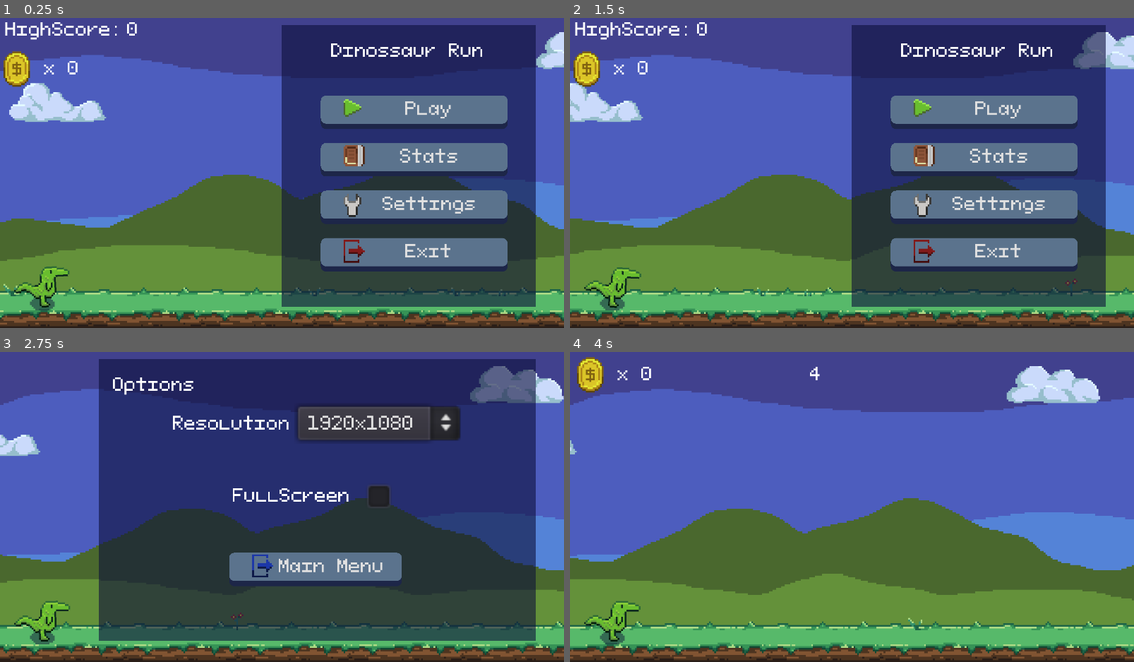
Above: before the commit, frames 1-4 (two rows, left to right).
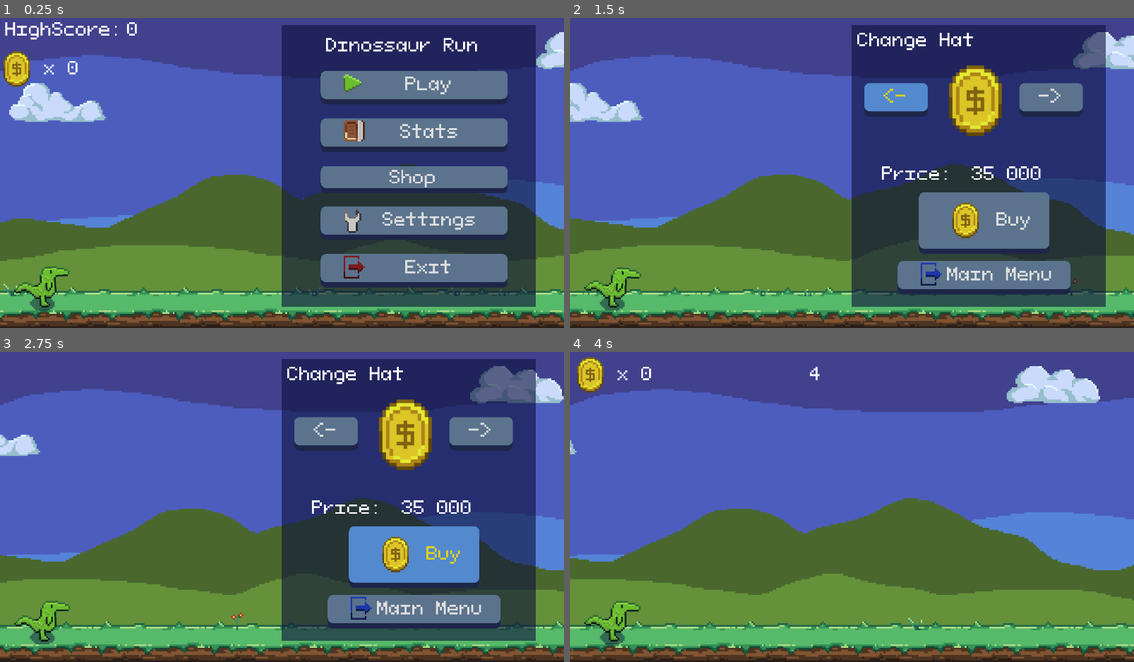
Above: after the commit, the same moments.

Repository: zMenta/DinosaurRun
Game: Godot game, scene res://main/Main.tscn
Two runs of this game, one before a commit and one after it. Both use one fixed random seed, a clock stepped at 60 frames per second and the inputs below.
Inputs (mouse positions are in pixels of both pictures, inside the frame that each line leads up to):
- Up to frame 1 (0.25 s): no input
- Up to frame 2 (1.5 s): click (981, 179) at 0.5 s, where only the run after the commit has a clickable "Shop"; click (897, 98) at 1.25 s, where only the run after the commit has a clickable "<-"
- Up to frame 3 (2.75 s): click (411, 556) at 2 s, where only the run after the commit has a clickable "Buy"
- Up to frame 4 (4 s): click "Main Menu" at 2.75 s; click "Play" at 3.5 s

The runs differ from the first frame. In frame 1, 19% of the frame differs, in the area x 56-90%, y 6-87%; in frame 2, 18%; in frame 3, 45%, in the area x 17-91%, y 2-94%; in frame 4, nothing differs.

Commit message:
shop interface button

Diff:
--- a/DinosaurRun/main/Main.gd
+++ b/DinosaurRun/main/Main.gd
@@ -14,6 +14,7 @@
 onready var menu_gameover := $Interfaces/MenuGameOver
 onready var menu_options := $Interfaces/MenuOptions
 onready var menu_stats := $Interfaces/MenuStats
+onready var menu_hats := $Interfaces/MenuHats
 
 var _save : SaveData
 var points := 0
@@ -160,3 +161,13 @@
 func _on_MenuOptions_game_settings_saved(save_settings: SaveData) -> void:
 	_save.game_settings = save_settings.game_settings
 	_save_game()
+
+
+func _on_MenuMain_buttonShop_pressed():
+	menu_main.visible = false
+	menu_hats.visible = true
+
+
+func _on_MenuHats_mainMenuButton_pressed():
+	menu_main.visible = true
+	menu_hats.visible = false
--- a/DinosaurRun/main/Main.tscn
+++ b/DinosaurRun/main/Main.tscn
@@ -9,6 +9,7 @@
 [ext_resource path="res://scenes/interface/menu_gameover/MenuGameOver.tscn" type="PackedScene" id=7]
 [ext_resource path="res://scenes/interface/menu_options/MenuOptions.tscn" type="PackedScene" id=8]
 [ext_resource path="res://scenes/interface/menu_stats/MenuStats.tscn" type="PackedScene" id=9]
+[ext_resource path="res://scenes/interface/menu_hats/MenuHats.tscn" type="PackedScene" id=10]
 
 [node name="Main" type="Node2D"]
 script = ExtResource( 3 )
@@ -42,12 +43,16 @@
 [node name="MenuStats" parent="Interfaces" instance=ExtResource( 9 )]
 visible = false
 
+[node name="MenuHats" parent="Interfaces" instance=ExtResource( 10 )]
+visible = false
+
 [connection signal="player_died" from="Player" to="." method="_on_Player_died"]
 [connection signal="timeout" from="SpeedIncreaseTimer" to="." method="_on_SpeedIncreaseTimer_timeout"]
 [connection signal="timeout" from="PointTimer" to="." method="_on_PointTimer_timeout"]
 [connection signal="buttonExit_pressed" from="Interfaces/MenuMain" to="." method="_on_MenuMain_buttonExit_pressed"]
 [connection signal="buttonPlay_pressed" from="Interfaces/MenuMain" to="." method="_on_MenuMain_buttonPlay_pressed"]
 [connection signal="buttonSettings_pressed" from="Interfaces/MenuMain" to="." method="_on_MenuMain_buttonSettings_pressed"]
+[connection signal="buttonShop_pressed" from="Interfaces/MenuMain" to="." method="_on_MenuMain_buttonShop_pressed"]
 [connection signal="buttonStats_pressed" from="Interfaces/MenuMain" to="." method="_on_MenuMain_buttonStats_pressed"]
 [connection signal="buttonGoBack_pressed" from="Interfaces/MenuGameOver" to="." method="_on_MenuGameOver_buttonGoBack_pressed"]
 [connection signal="buttonRestart_pressed" from="Interfaces/MenuGameOver" to="." method="_on_MenuGameOver_buttonRestart_pressed"]
@@ -55,3 +60,4 @@
 [connection signal="game_settings_saved" from="Interfaces/MenuOptions" to="." method="_on_MenuOptions_game_settings_saved"]
 [connection signal="buttonMainMenu_pressed" from="Interfaces/MenuStats" to="." method="_on_MenuStats_buttonMainMenu_pressed"]
 [connection signal="buttonResetStats_pressed" from="Interfaces/MenuStats" to="." method="_on_MenuStats_buttonResetStats_pressed"]
+[connection signal="mainMenuButton_pressed" from="Interfaces/MenuHats" to="." method="_on_MenuHats_mainMenuButton_pressed"]
--- /dev/null
+++ b/DinosaurRun/scenes/interface/menu_hats/MenuHats.gd
@@ -0,0 +1,13 @@
+extends Control
+
+signal buyButton_pressed
+signal mainMenuButton_pressed
+
+
+func _on_ButtonGoBack_pressed():
+	emit_signal("mainMenuButton_pressed")
+
+
+func _on_ButtonBuy_pressed():
+	pass
+	# emit_signal("buyButton_pressed")
--- a/DinosaurRun/scenes/interface/menu_hats/MenuHats.tscn
+++ b/DinosaurRun/scenes/interface/menu_hats/MenuHats.tscn
@@ -1,9 +1,10 @@
-[gd_scene load_steps=8 format=2]
+[gd_scene load_steps=9 format=2]
 
 [ext_resource path="res://scenes/interface/menu/menu.tscn" type="PackedScene" id=1]
 [ext_resource path="res://scenes/world/coin/coin.png" type="Texture" id=2]
 [ext_resource path="res://scenes/interface/interface_commons/button/Button.tscn" type="PackedScene" id=3]
 [ext_resource path="res://common/menu_icons/menu_icons.png" type="Texture" id=4]
+[ext_resource path="res://scenes/interface/menu_hats/MenuHats.gd" type="Script" id=5]
 
 [sub_resource type="AtlasTexture" id=1]
 resource_local_to_scene = true
@@ -19,6 +20,7 @@
 region = Rect2( 80, 0, 16, 16 )
 
 [node name="MenuHats" instance=ExtResource( 1 )]
+script = ExtResource( 5 )
 
 [node name="LabelTitle" parent="ColorRect" index="0"]
 margin_left = 3.0
@@ -82,7 +84,7 @@
 margin_bottom = 13.0
 text = "35 000"
 
-[node name="Button" parent="ColorRect/VBoxContainer" index="2" instance=ExtResource( 3 )]
+[node name="ButtonBuy" parent="ColorRect/VBoxContainer" index="2" instance=ExtResource( 3 )]
 margin_left = 30.0
 margin_top = 85.0
 margin_right = 85.0
@@ -101,3 +103,6 @@
 size_flags_vertical = 4
 text = "Main Menu"
 icon = SubResource( 3 )
+
+[connection signal="pressed" from="ColorRect/VBoxContainer/ButtonBuy" to="." method="_on_ButtonBuy_pressed"]
+[connection signal="pressed" from="ColorRect/VBoxContainer/ButtonGoBack" to="." method="_on_ButtonGoBack_pressed"]
--- a/DinosaurRun/scenes/interface/menu_main/MenuMain.gd
+++ b/DinosaurRun/scenes/interface/menu_main/MenuMain.gd
@@ -4,6 +4,7 @@
 signal buttonSettings_pressed
 signal buttonStats_pressed
 signal buttonExit_pressed
+signal buttonShop_pressed
 
 onready var highcsore_label := $ColorRect/HBoxContainer/LabelHighscoreValue
 onready var coin_container := $ColorRect/CoinContainer
@@ -31,3 +32,7 @@
 
 func _on_ButtonExit_pressed() -> void:
 	emit_signal("buttonExit_pressed")
+
+
+func _on_ButtonShop_pressed():
+	emit_signal("buttonShop_pressed")
--- a/DinosaurRun/scenes/interface/menu_main/MenuMain.tscn
+++ b/DinosaurRun/scenes/interface/menu_main/MenuMain.tscn
@@ -28,8 +28,10 @@
 script = ExtResource( 4 )
 
 [node name="LabelTitle" parent="ColorRect" index="0"]
-margin_left = 28.0
-margin_right = 119.0
+margin_left = 25.0
+margin_top = 5.0
+margin_right = 116.0
+margin_bottom = 18.0
 text = "Dinossaur Run"
 
 [node name="CoinContainer" parent="ColorRect" index="1" instance=ExtResource( 6 )]
@@ -60,38 +62,45 @@
 clip_text = true
 
 [node name="VBoxContainer" parent="ColorRect" index="3"]
-margin_top = 32.0
+margin_top = 24.0
+margin_bottom = -9.0
 custom_constants/separation = 8
 
 [node name="ButtonPlay" parent="ColorRect/VBoxContainer" index="0" instance=ExtResource( 5 )]
-margin_top = 8.0
-margin_bottom = 27.0
+margin_top = 1.0
+margin_bottom = 20.0
 icon = SubResource( 4 )
 
 [node name="ButtonStats" type="Button" parent="ColorRect/VBoxContainer" index="1"]
-margin_top = 35.0
+margin_top = 28.0
 margin_right = 86.0
-margin_bottom = 54.0
+margin_bottom = 47.0
 focus_mode = 0
 theme = ExtResource( 3 )
 enabled_focus_mode = 0
 text = "Stats"
 icon = SubResource( 1 )
 
-[node name="ButtonSettings" type="Button" parent="ColorRect/VBoxContainer" index="2"]
-margin_top = 62.0
+[node name="ButtonShop" parent="ColorRect/VBoxContainer" index="2" instance=ExtResource( 5 )]
+margin_top = 55.0
+margin_bottom = 71.0
+text = "Shop"
+icon = null
+
+[node name="ButtonSettings" type="Button" parent="ColorRect/VBoxContainer" index="3"]
+margin_top = 79.0
 margin_right = 86.0
-margin_bottom = 81.0
+margin_bottom = 98.0
 focus_mode = 0
 theme = ExtResource( 3 )
 enabled_focus_mode = 0
 text = "Settings"
 icon = SubResource( 2 )
 
-[node name="ButtonExit" type="Button" parent="ColorRect/VBoxContainer" index="3"]
-margin_top = 89.0
+[node name="ButtonExit" type="Button" parent="ColorRect/VBoxContainer" index="4"]
+margin_top = 106.0
 margin_right = 86.0
-margin_bottom = 108.0
+margin_bottom = 125.0
 focus_mode = 0
 theme = ExtResource( 3 )
 enabled_focus_mode = 0
@@ -100,5 +109,6 @@
 
 [connection signal="pressed" from="ColorRect/VBoxContainer/ButtonPlay" to="." method="_on_ButtonPlay_pressed"]
 [connection signal="pressed" from="ColorRect/VBoxContainer/ButtonStats" to="." method="_on_ButtonStats_pressed"]
+[connection signal="pressed" from="ColorRect/VBoxContainer/ButtonShop" to="." method="_on_ButtonShop_pressed"]
 [connection signal="pressed" from="ColorRect/VBoxContainer/ButtonSettings" to="." method="_on_ButtonSettings_pressed"]
 [connection signal="pressed" from="ColorRect/VBoxContainer/ButtonExit" to="." method="_on_ButtonExit_pressed"]
Not shown: 1 places in DinosaurRun/main/Main.tscn that only renumber resources
Not shown, changed: todo.org
